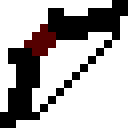
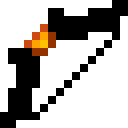
Layers edited between the first and the second 128px x 128px image:
"Copie de Calque": opacity 98% → 100%, blend darken → overlay, painted on it over [24, 24, 56, 56]
hid "Calque #2" over [24, 24, 56, 56]
hid "Calque #1", blend color → soft light, painted on it over [24, 24, 56, 56]
